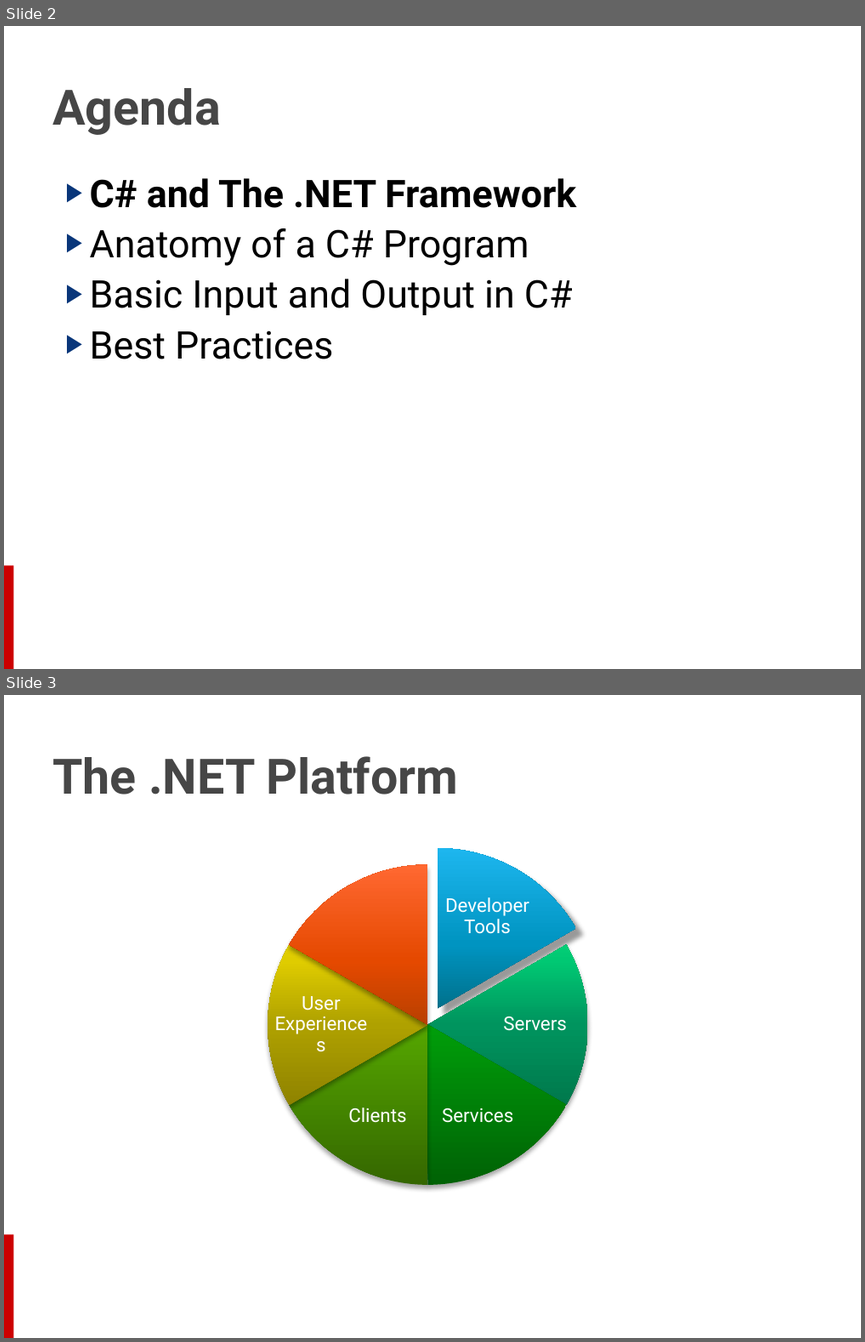
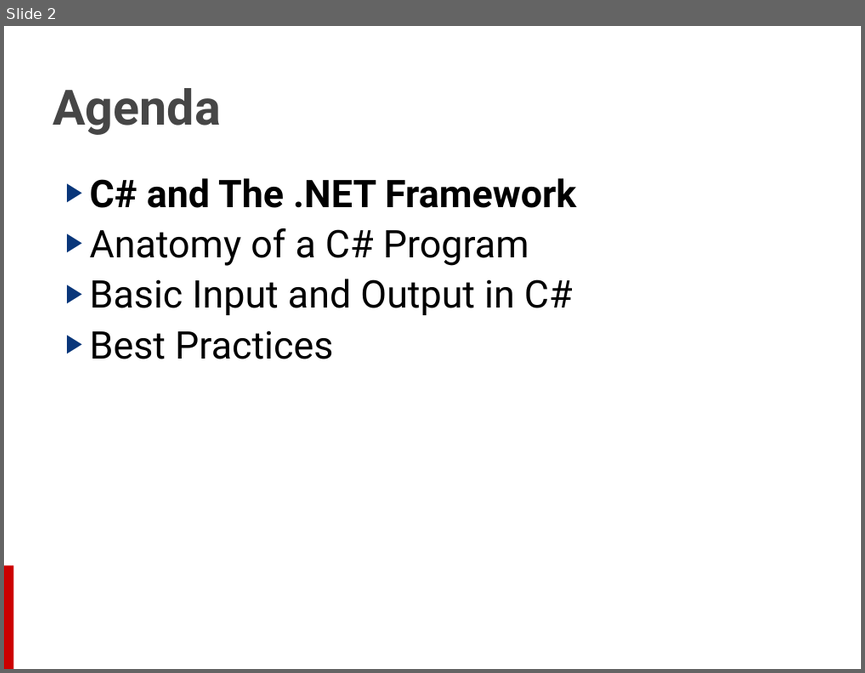
Before and after one commit to martinesmann/cs-70-483, a slide deck: Modules/Module 01 - Introduction to C#, .NET and VS/01 - Introduction to C#, .NET and VS.pptx. Shown one above the other, each under a label of ours: slides 2 and 3 before the commit, slide 2 after it. The pictures are 865x1342 and 865x673 pixels, drawn with LibreOffice and Linux fonts; fonts in the diff are those of the drawing; background and template pictures are left out. Boxes give left, top, right and bottom in pixels: in the first picture for what was removed or moved away, otherwise in the second. Text is boxed around its words. In the diff, an @@ line names an element or a change of style, - is before the commit and + after.

```diff
--- a/Modules/Module 01 - Introduction to C#, .NET and VS/01 - Introduction to C#, .NET and VS.pptx
+++ b/Modules/Module 01 - Introduction to C#, .NET and VS/01 - Introduction to C#, .NET and VS.pptx
@@ slide 3 removed at (x1=4, y1=695, x2=861, y2=1338), background #FFFFFF; not listed: 1 template element that a slide beside it also shows @@
@@ title removed at (x1=52, y1=756, x2=458, y2=794) @@
-The .NET Platform
@@ group removed at (x1=268, y1=848, x2=597, y2=1185): 6 pie slice (boxed as its full ellipse)s, 5 texts @@
-Developer Tools
-Servers
-Services
-Clients
-User Experiences
```
Also in this commit, not shown: 10 slides changed, 4 other slides removed, 5 other files.
